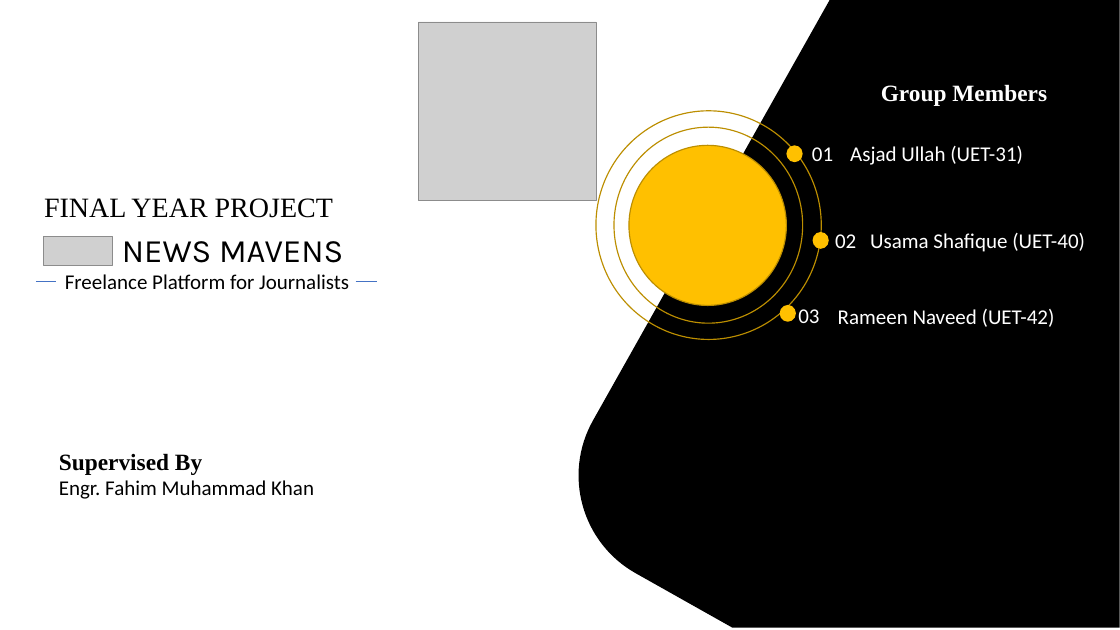
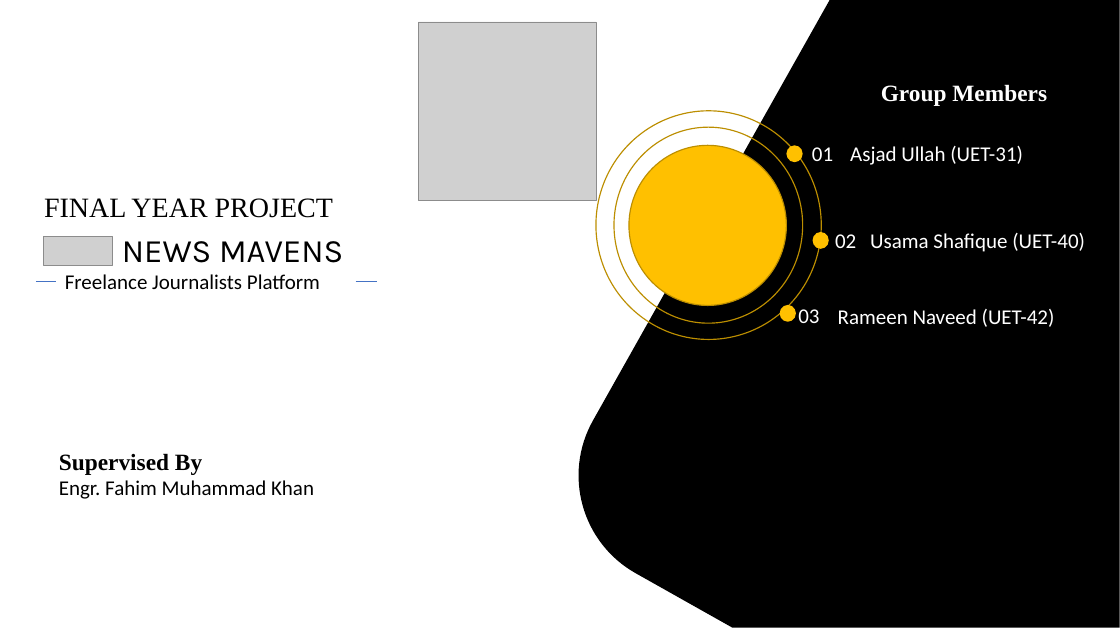
Before and after one commit to usamasshafique/NewsMavens, a slide deck: slide 1 of Progress Presentation/News Mavens Presentation (Final).pptx. Drawn at 1120x630 pixels with LibreOffice and Linux fonts; fonts in the diff are those of the drawing; grey boxes stand for pictures. Boxes give left, top, right and bottom in pixels: in the first picture for what was removed or moved away, otherwise in the second. Text is boxed around its words. In the diff, an @@ line names an element or a change of style, - is before the commit and + after.

```diff
--- a/Progress Presentation/News Mavens Presentation (Final).pptx
+++ b/Progress Presentation/News Mavens Presentation (Final).pptx
@@ text at <box>65,274,320,289</box>: text changed @@
-Freelance Platform for Journalists
+Freelance Journalists Platform
```
Also in this commit, not shown: 9 other slides changed.
